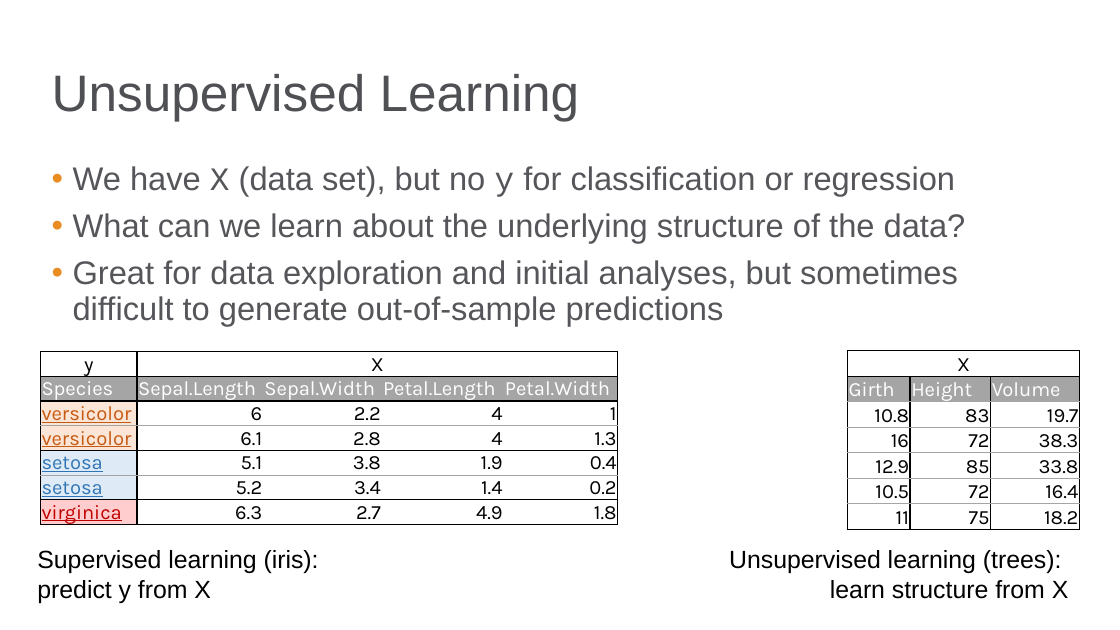
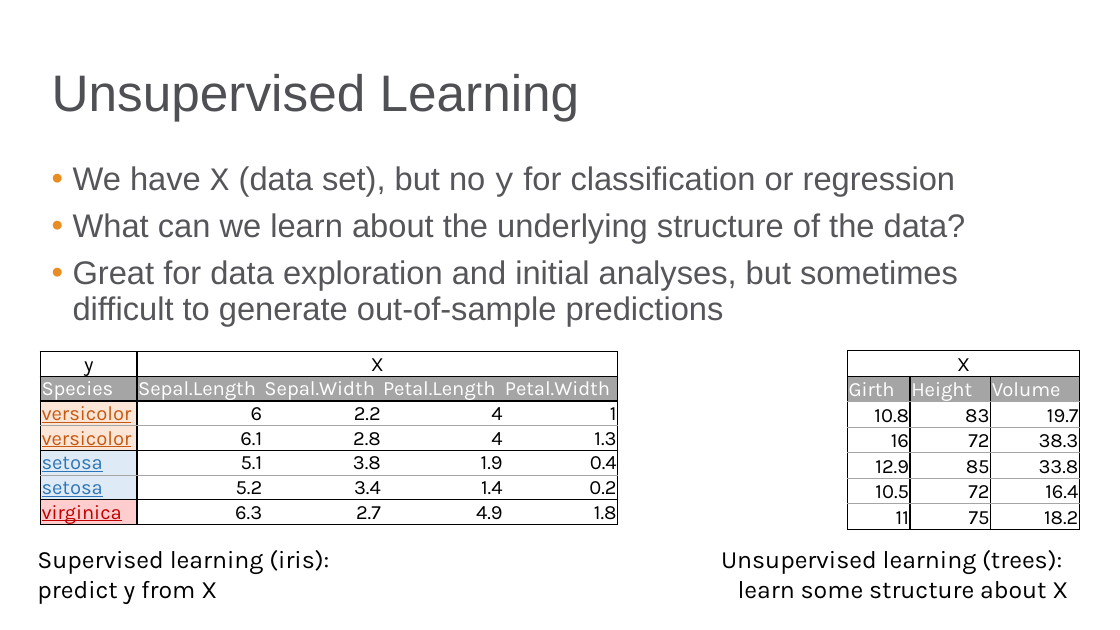
Before and after one commit to bgstieber/APRA-PD-DAS-2019, a slide deck: slide 5 of Generating Insights from Clustering Large Donors - BStieber APRA DAS19.pptx. Drawn at 1120x630 pixels with LibreOffice and Linux fonts; fonts in the diff are those of the drawing; background and template pictures are left out. Boxes give left, top, right and bottom in pixels: in the first picture for what was removed or moved away, otherwise in the second. Text is boxed around its words. In the diff, an @@ line names an element or a change of style, - is before the commit and + after.

```diff
--- a/Generating Insights from Clustering Large Donors - BStieber APRA DAS19.pptx
+++ b/Generating Insights from Clustering Large Donors - BStieber APRA DAS19.pptx
@@ text "Supervised learning (iris):" at [37,550,329,604]: font Arial to Karla @@
@@ text at [721,550,1062,574]: font Arial to Karla in "Unsupervised learning (trees):" @@
@@ text at [738,581,1068,599]: text changed; font Arial to Karla @@
-learn structure from X
+learn some structure about X
```
Also in this commit, not shown: 6 other slides changed.
